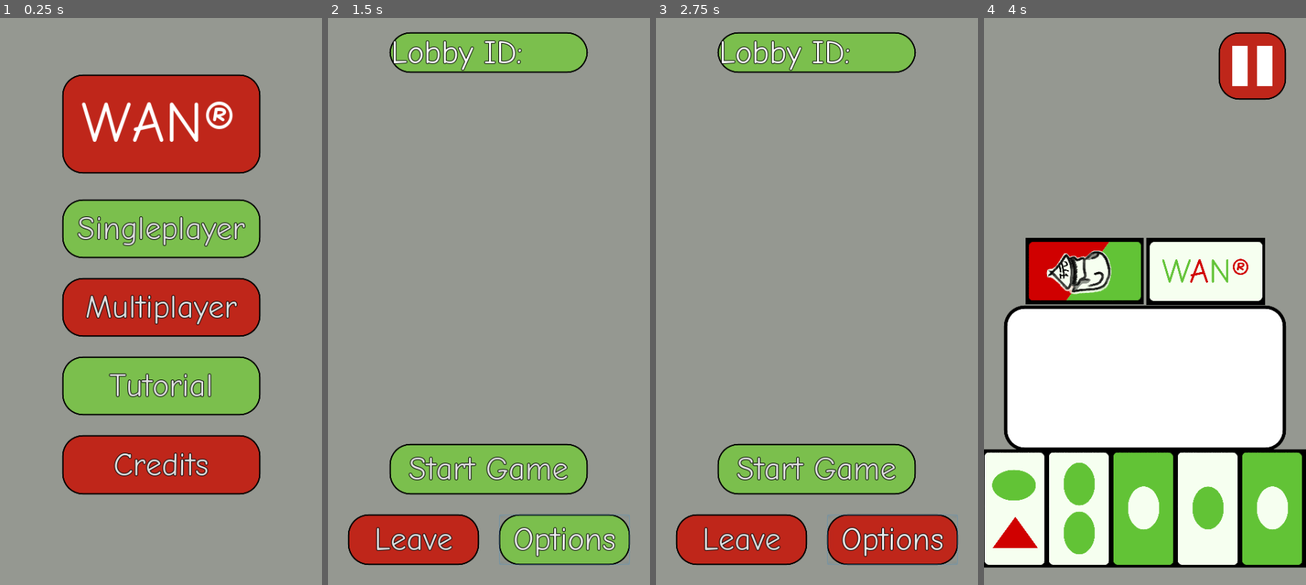
Above: before the commit, frames 1-4 (left to right).
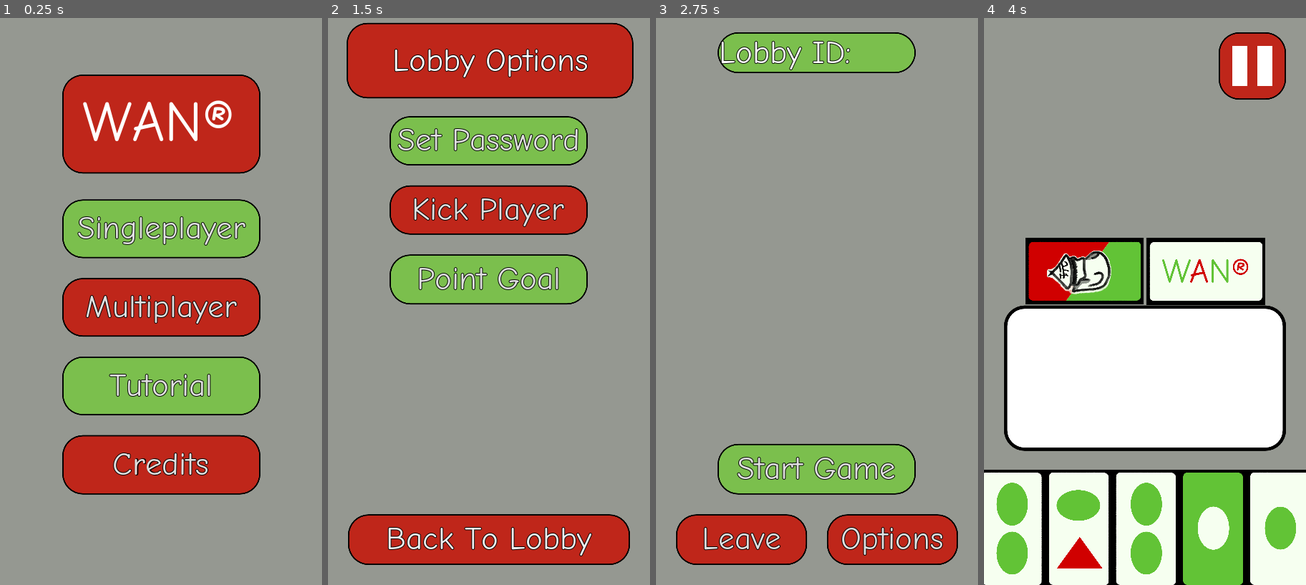
Above: after the commit, the same moments.

Repository: ZomoXYZ/SoftwareEngineering2_Front
Game: Godot game, scene res://Main_Menu.tscn
Same seed, same stepped clock (60 frames per second), same inputs: the game is played once before the commit and once after it.
Inputs (mouse positions are in pixels of both pictures, inside the frame that each line leads up to):
- Up to frame 1 (0.25 s): no input
- Up to frame 2 (1.5 s): click "Singleplayer" at 0.5 s; click "Options" at 1.25 s
- Up to frame 3 (2.75 s): click (817, 539) at 2 s, where only the run after the commit has a clickable "Back To Lobby"
- Up to frame 4 (4 s): click "Start Game" at 2.75 s; click (1083, 273) at 3.5 s

The runs differ from the first frame. In frame 1, 4.3% of the frame differs, in the area x 19-81%, y 9-85%; in frame 2, 37%, in the area x 5-95%, y 0-97%; in frame 3, 2.9%; in frame 4, 19%.

Commit message:
Added Lobby Options and Fixed Cards not centering in hand

Diff:
--- a/Card.tscn
+++ b/Card.tscn
@@ -12,8 +12,14 @@
 script = ExtResource( 1 )
 
 [node name="Card" type="TextureButton" parent="."]
-margin_right = 176.0
-margin_bottom = 101.0
+anchor_left = 0.5
+anchor_top = 0.5
+anchor_right = 0.5
+anchor_bottom = 0.5
+margin_left = 53.5
+margin_top = -88.0
+margin_right = 229.5
+margin_bottom = 13.0
 rect_min_size = Vector2( 176, 96 )
 rect_rotation = 90.0
 size_flags_horizontal = 3
--- a/Game.gd
+++ b/Game.gd
@@ -7,7 +7,7 @@
 func _ready():
 	var cardInstance
 	$Pause.hide()
-	for i in 6:
+	for i in 5:
 		cardInstance = cardScene.instance()
 		cardInstance.set_rotation(PI / 2)
 		$Background/HandBox.add_child(cardInstance)
--- a/Game.tscn
+++ b/Game.tscn
@@ -120,11 +120,15 @@
 anchor_top = 1.0
 anchor_right = 1.0
 anchor_bottom = 1.0
-margin_top = -202.0
-margin_bottom = -2.0
-custom_constants/separation = 0
+margin_left = -13.0
+margin_top = -184.0
+margin_right = 9.0
+margin_bottom = 16.0
+rect_clip_content = true
+alignment = 1
 
 [node name="Pause" type="Panel" parent="."]
+visible = false
 anchor_right = 1.0
 anchor_bottom = 1.0
 custom_styles/panel = ExtResource( 1 )
--- a/Lobby.gd
+++ b/Lobby.gd
@@ -8,7 +8,7 @@
 
 # Called when the node enters the scene tree for the first time.
 func _ready():
-	pass # Replace with function body.
+	$LobbyOptions.hide()
 
 
 # Called every frame. 'delta' is the elapsed time since the previous frame.
@@ -22,3 +22,11 @@
 
 func _on_Leave_pressed():
 	get_tree().change_scene("res://Lobby_List.tscn")
+
+
+func _on_Options_pressed():
+	$LobbyOptions.show()
+
+
+func _on_BackToLobby_pressed():
+	$LobbyOptions.hide()
--- a/Lobby.tscn
+++ b/Lobby.tscn
@@ -87,5 +87,101 @@
 text = "Lobby ID:"
 valign = 2
 
+[node name="LobbyOptions" type="Panel" parent="."]
+visible = false
+anchor_right = 1.0
+anchor_bottom = 1.0
+custom_styles/panel = ExtResource( 4 )
+
+[node name="BottomBar" type="HBoxContainer" parent="LobbyOptions"]
+anchor_top = 1.0
+anchor_right = 1.0
+anchor_bottom = 1.0
+margin_left = 30.0
+margin_top = -105.0
+margin_right = -30.0
+margin_bottom = -30.0
+custom_constants/separation = 30
+
+[node name="BackToLobby" type="Button" parent="LobbyOptions/BottomBar"]
+margin_right = 420.0
+margin_bottom = 75.0
+size_flags_horizontal = 3
+custom_fonts/font = ExtResource( 1 )
+custom_styles/hover = ExtResource( 3 )
+custom_styles/pressed = ExtResource( 5 )
+custom_styles/disabled = ExtResource( 3 )
+custom_styles/normal = ExtResource( 3 )
+text = "Back To Lobby"
+
+[node name="Panel" type="Panel" parent="LobbyOptions"]
+anchor_right = 1.0
+anchor_bottom = 1.0
+margin_left = 92.0
+margin_top = 30.0
+margin_right = -93.0
+margin_bottom = -135.0
+custom_styles/panel = SubResource( 1 )
+
+[node name="Options" type="Label" parent="LobbyOptions/Panel"]
+anchor_right = 1.0
+margin_left = -64.0
+margin_top = -14.0
+margin_right = 68.0
+margin_bottom = 98.0
+custom_fonts/font = ExtResource( 1 )
+custom_styles/normal = ExtResource( 3 )
+text = "Lobby Options"
+align = 1
+valign = 1
+
+[node name="ButtonContainer" type="VBoxContainer" parent="LobbyOptions/Panel"]
+anchor_left = 0.5
+anchor_top = 0.5
+anchor_right = 0.5
+anchor_bottom = 0.5
+margin_left = -147.5
+margin_top = -219.0
+margin_right = 147.5
+margin_bottom = 61.0
+custom_constants/separation = 30
+
+[node name="SetPassword" type="Button" parent="LobbyOptions/Panel/ButtonContainer"]
+margin_right = 295.0
+margin_bottom = 73.0
+size_flags_vertical = 3
+custom_fonts/font = ExtResource( 1 )
+custom_styles/hover = ExtResource( 5 )
+custom_styles/pressed = ExtResource( 3 )
+custom_styles/disabled = ExtResource( 5 )
+custom_styles/normal = ExtResource( 5 )
+text = "Set Password"
+
+[node name="KickPlayer" type="Button" parent="LobbyOptions/Panel/ButtonContainer"]
+margin_top = 103.0
+margin_right = 295.0
+margin_bottom = 176.0
+size_flags_vertical = 3
+custom_fonts/font = ExtResource( 1 )
+custom_styles/hover = ExtResource( 3 )
+custom_styles/pressed = ExtResource( 5 )
+custom_styles/disabled = ExtResource( 3 )
+custom_styles/normal = ExtResource( 3 )
+text = "Kick Player"
+
+[node name="PointGoal" type="Button" parent="LobbyOptions/Panel/ButtonContainer"]
+margin_top = 206.0
+margin_right = 295.0
+margin_bottom = 280.0
+size_flags_vertical = 3
+custom_fonts/font = ExtResource( 1 )
+custom_styles/hover = ExtResource( 5 )
+custom_styles/pressed = ExtResource( 3 )
+custom_styles/disabled = ExtResource( 5 )
+custom_styles/normal = ExtResource( 5 )
+text = "Point Goal"
+
 [connection signal="pressed" from="Background/BottomBar/Leave" to="." method="_on_Leave_pressed"]
+[connection signal="pressed" from="Background/BottomBar/Options" to="." method="_on_Options_pressed"]
 [connection signal="pressed" from="Background/Panel/Start" to="." method="_on_Start_pressed"]
+[connection signal="pressed" from="LobbyOptions/BottomBar/BackToLobby" to="." method="_on_BackToLobby_pressed"]
--- a/project.godot
+++ b/project.godot
@@ -19,7 +19,8 @@
 window/size/width=480
 window/size/height=853
 window/handheld/orientation="portrait"
-window/stretch/aspect="expand"
+window/stretch/mode="2d"
+window/stretch/aspect="keep_width"
 
 [editor]
 
